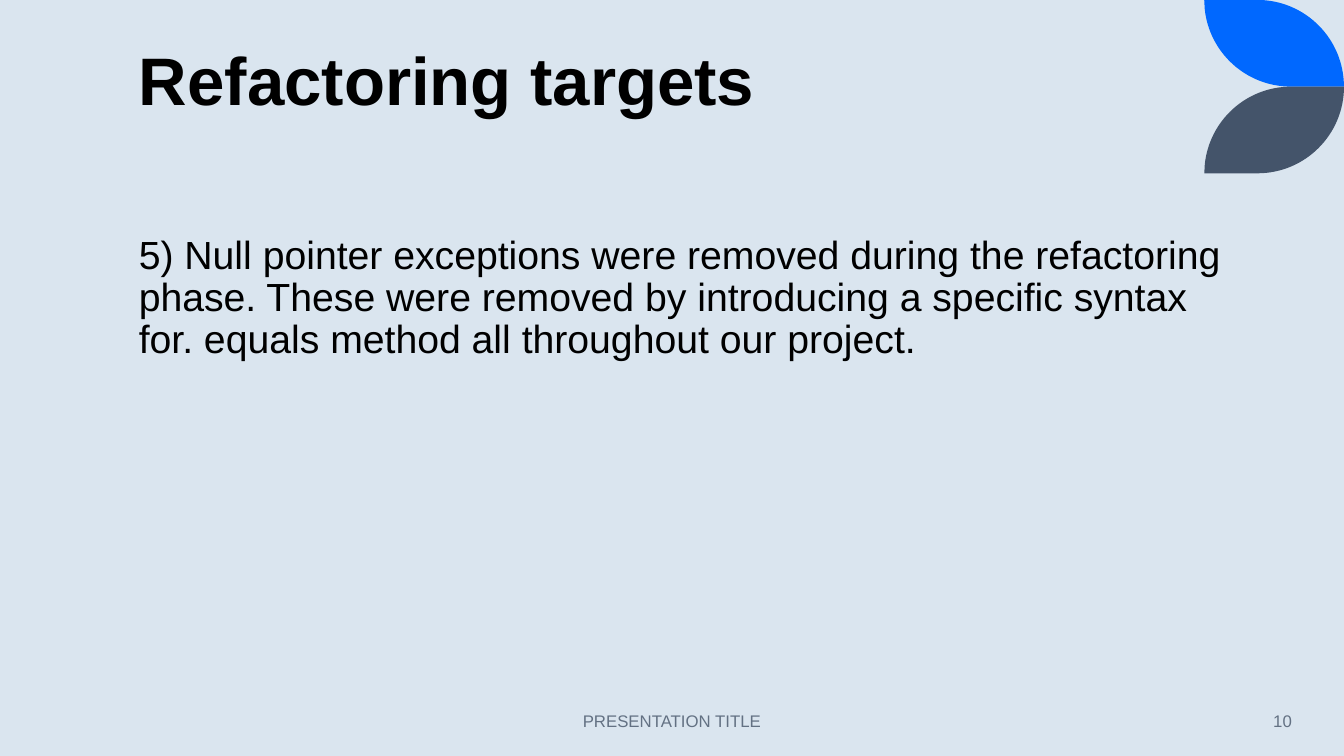
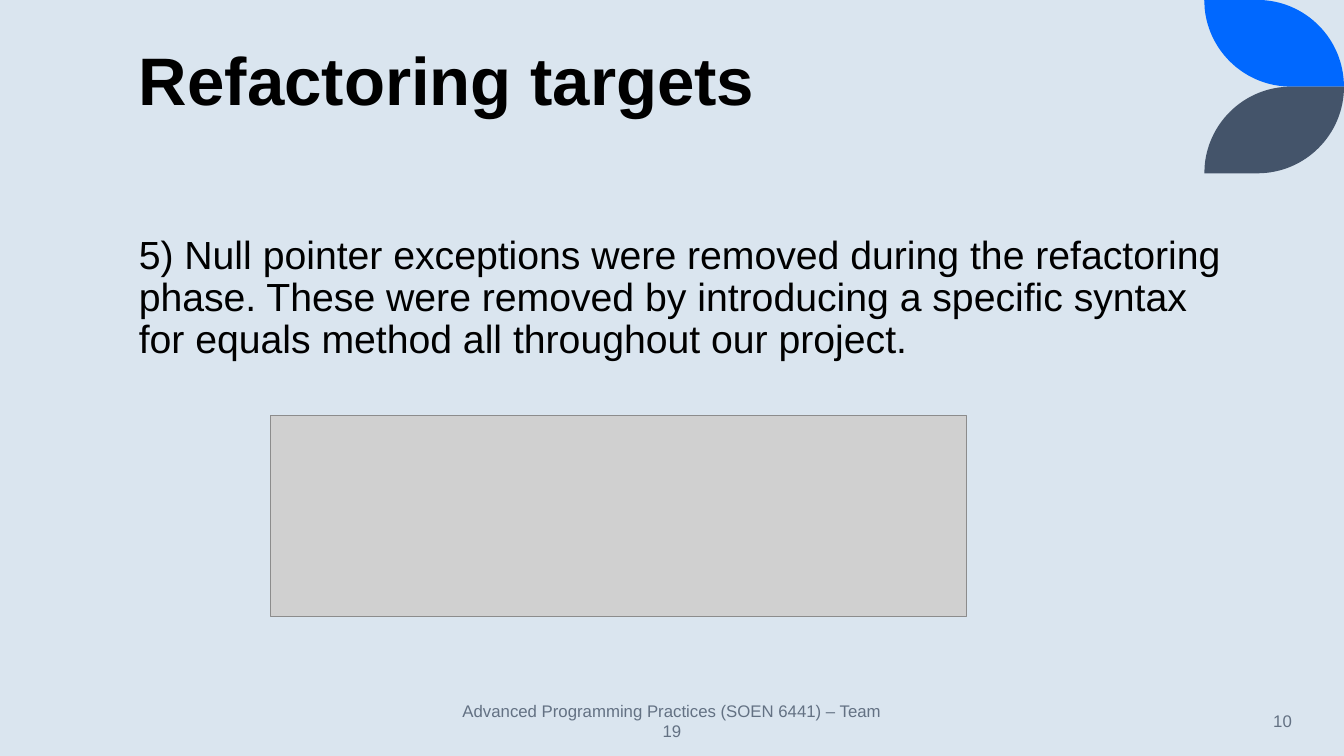
Before and after one commit to Concordia-Winter-2024/SOEN-6441-Warzone-Team19, a slide deck: slide 10 of Build2/Project Build 2 – Team 19.pptx. Drawn at 1344x756 pixels with LibreOffice and Linux fonts; fonts in the diff are those of the drawing; grey boxes stand for pictures. Boxes give left, top, right and bottom in pixels: in the first picture for what was removed or moved away, otherwise in the second. Text is boxed around its words. In the diff, an @@ line names an element or a change of style, - is before the commit and + after.

Commit message:
Doc and PPT changes

```diff
--- a/Build2/Project Build 2 – Team 19.pptx
+++ b/Build2/Project Build 2 – Team 19.pptx
@@ text at bbox=[139, 240, 1220, 361]: text changed @@
-5) Null pointer exceptions were removed during the refactoring phase. These were removed by introducing a specific syntax for. equals method all throughout our project.
+5) Null pointer exceptions were removed during the refactoring phase. These were removed by introducing a specific syntax for equals method all throughout our project.
@@ picture added at bbox=[271, 415, 968, 616] @@
@@ text at bbox=[462, 705, 881, 737]: text changed @@
-PRESENTATION TITLE
+Advanced Programming Practices (SOEN 6441) – Team 19
```
Also in this commit, not shown: 6 other slides changed, 5 other files.
